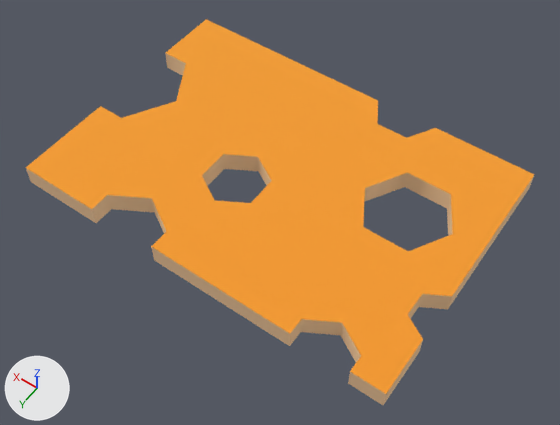
What one commit did to the glTF model public/assets/models/food/cheeseCut.GLB.
Rendered twice from a camera (50 mm lens) standing at (-0.273, 0.38, 0.558) and looking at (-0.015, 0.02, -0.009). Lighting does not change. The marker at lower left points along +X, +Y and +Z.

The first picture shows 'cheeseCut'.
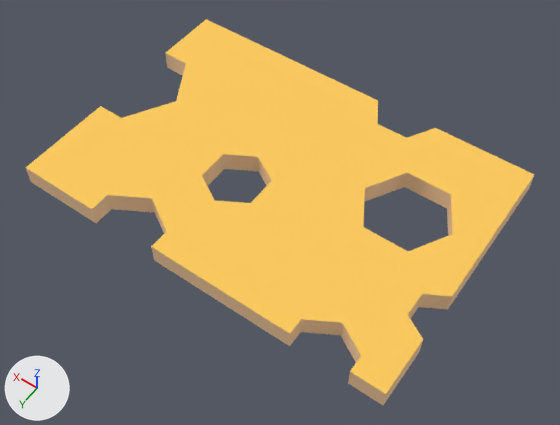
The newer file is also turned or shifted as a whole; pictures and numbers use the older file's frame.

What differs and where, as boxes [x1, y1, x2, y2] in the pictures (560 x 425 px):
'cheeseCut', recoloured: [26, 19, 534, 396] in both

Edits to the bpy script that builds the scene:
```text
Add mat_defaultmat_194:
    mat_defaultmat_194 = principled_material('_defaultMat.194')
    mat_defaultmat_194.base_color = (1.0, 1.0, 1.0)  # white #ffffff
    mat_defaultmat_194.roughness = 1.0
Add mat_yellow_089:
    mat_yellow_089 = principled_material('yellow.089')
    mat_yellow_089.base_color = (1.0, 0.601, 0.109)  # orange #ffcc5d
    mat_yellow_089.roughness = 1.0
Change me_mesh_cheesecut_002:
    where me_mesh_cheesecut_002.from_pydata(...)  # 78 vertices, 160 faces; spans x -0.192..0.192, y -0.132..0.132, z 0.0..0.02
    remove me_mesh_cheesecut_002.materials.append(mat_defaultmat_124)  # white #ffffff
    remove me_mesh_cheesecut_002.materials.append(mat_yellow_064)  # orange #ffcc5d
    add me_mesh_cheesecut_002.materials.append(mat_defaultmat_194)  # white #ffffff
    add me_mesh_cheesecut_002.materials.append(mat_yellow_089)  # orange #ffcc5d
```
